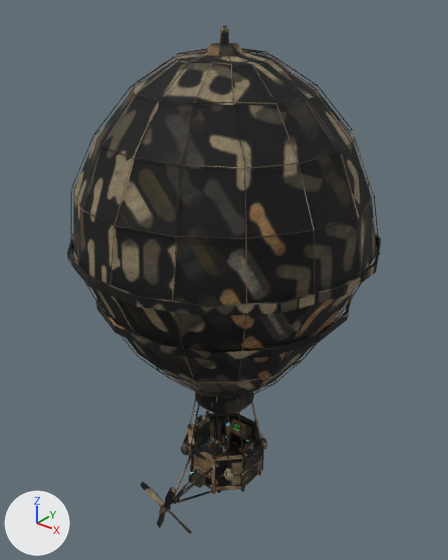
Before and after pictures for a commit that changed the FBX model Content/Assets/Balloon/SK_Balloon.fbx.
Camera for both pictures: a camera (50 mm lens) standing at (8.28, -10.37, 12.16) and looking at (-0.08, 0.08, 5.68). The lights are fixed; the arrows at lower left show +X, +Y and +Z. The older version comes first. Vertices at exactly the same position are counted once.

Script lines for the objects in view, before the commit:
```python
me_sk_balloon = bpy.data.meshes.new('SK_Balloon')
me_sk_balloon.from_pydata(...)  # 7159 vertices, 6172 faces; spans x -3.46..3.5, y -3.47..3.46, z -0.51..11.33
# faces by material slot: [5933, 210, 1, 28]
me_sk_balloon.materials.append(mat_m_balloon)  # picture img_t_balloon_basecolor_png
me_sk_balloon.materials.append(mat_m_glow)
me_sk_balloon.materials.append(mat_m_display)
me_sk_balloon.materials.append(mat_m_warninglamp)  # picture img_t_balloon_basecolor_png
ob_sk_balloon = bpy.data.objects.new('SK_Balloon', me_sk_balloon)
ob_sk_balloon.location = (0.0, 0.0, 0.0)
```
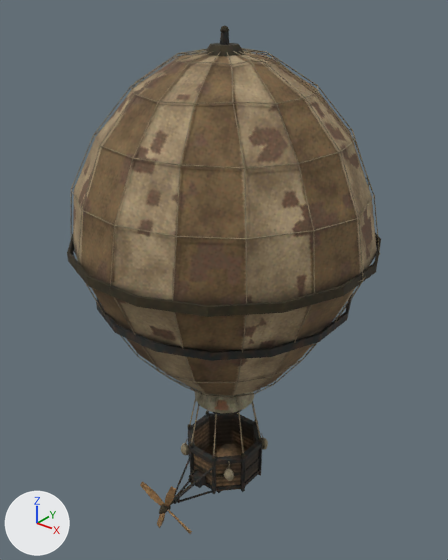
What differs and where, as boxes (x1, y1, x2, y2) in the pictures (448 x 560 px):
part 1 of me_sk_balloon, deleted
    before: (183, 411, 264, 484)
part 2 of me_sk_balloon, surface changed (black to brown)
    both: (67, 25, 381, 534)

What changed in the scene script:
```text
Change me_sk_balloon:
    used by ob_sk_balloon; location = (0.0, 0.0, 0.0)
    remove me_sk_balloon.from_pydata(...)  # 7159 vertices, 6172 faces; spans x -3.46..3.5, y -3.47..3.46, z -0.51..11.33
    add me_sk_balloon.from_pydata(...)  # 2440 vertices, 2608 faces; spans x -3.46..3.5, y -3.47..3.46, z -0.51..11.33
    me_sk_balloon part 1: 396 loose pieces with 4717 vertices, spanning x -1.02..1.02, y -0.87..0.83, z 0.07..3.04, are deleted
    me_sk_balloon part 2: 2452 kept faces spanning x -3.46..3.5, y -3.47..3.46, z -0.51..11.33 get new texture (UV) coordinates
    other edits to the shape of me_sk_balloon do not show in these pictures
    remove me_sk_balloon.materials.append(mat_m_glow)
    remove me_sk_balloon.materials.append(mat_m_display)
    remove me_sk_balloon.materials.append(mat_m_warninglamp)  # picture img_t_balloon_basecolor_png
```
